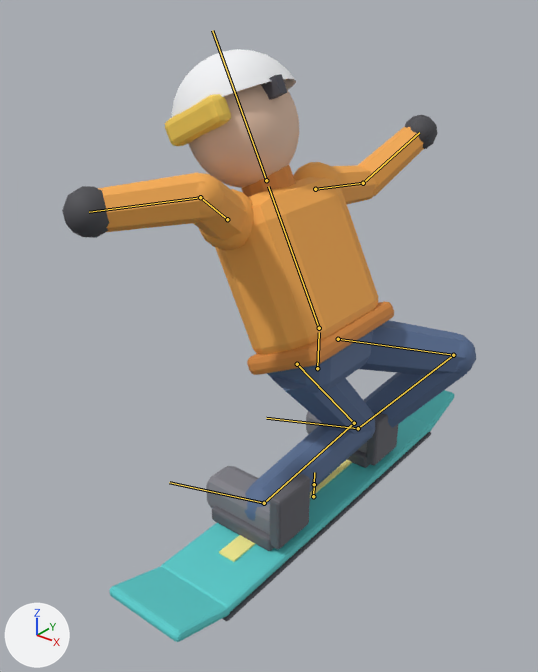
The glTF model Data/SampleProjects/Snowline/Sources/RiderModel.glb: old version first, new version second.
The view is the same before and after, from a 50 mm lens placed at (1.171, -1.71, 1.614), pointed at (-0.115, -0.103, 0.618). Lighting does not change. The marker at lower left points along +X, +Y and +Z. The picture after the commit comes second. Both versions are drawn at frame 4 of the action 'Land'; the numbers are the values there. The bones that bend it are drawn over the model as lines.

In view in the first picture: 'RiderModel'.
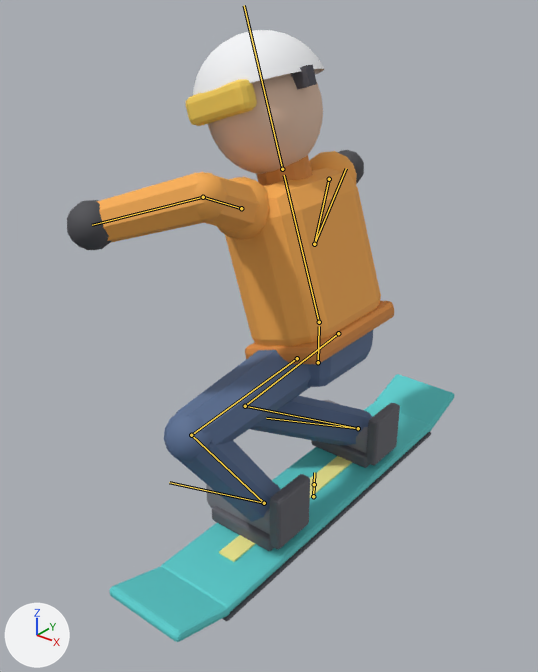
Changed parts and their boxes [x1, y1, x2, y2] in the pictures (538 x 672 px):
```json
{"object": "RiderModel", "change": "posed", "before": [62, 49, 476, 642], "after": [67, 30, 455, 642], "on screen": "6% narrower"}
{"bone": "hips", "before": "(317, 368) to (319, 332)", "after": "(318, 362) to (319, 326)"}
{"bone": "spine", "before": "(319, 328) to (268, 186)", "after": "(319, 322) to (284, 175)"}
{"bone": "upperarm_L", "before": "(227, 219) to (200, 197)", "after": "(241, 208) to (203, 197)"}
{"bone": "forearm_L", "before": "(200, 197) to (89, 212)", "after": "(203, 197) to (92, 225)"}
{"bone": "upperarm_R", "before": "(315, 189) to (363, 183)", "after": "(329, 179) to (314, 244)"}
{"bone": "forearm_R", "before": "(363, 183) to (419, 132)", "after": "(314, 244) to (346, 168)"}
{"bone": "thigh_L", "before": "(297, 364) to (354, 423)", "after": "(297, 358) to (191, 435)"}
{"bone": "shin_L", "before": "(354, 423) to (264, 503)", "after": "(191, 435) to (264, 503)"}
{"bone": "thigh_R", "before": "(338, 339) to (453, 355)", "after": "(338, 333) to (245, 406)"}
{"bone": "shin_R", "before": "(453, 355) to (358, 428)", "after": "(245, 406) to (358, 428)"}
```

Edits to the scene script, one JSON object a line:
```json
{"block": "bone_hips", "where": "bone_hips = bpy.data.objects['RiderRig'].pose.bones['hips']  # child of 'root'"}
{"op": "set", "path": "bone_hips.location", "old": "(0.0, -0.32, 0.0)", "new": "(0.0, -0.3, 0.0)"}
{"block": "bone_spine", "where": "bone_spine = bpy.data.objects['RiderRig'].pose.bones['spine']  # child of 'hips'"}
{"op": "set", "path": "bone_spine.rotation_quaternion", "old": "(0.974, 0.0, 0.0, 0.225)", "new": "(0.988, 0.0, 0.0, 0.156)", "note": "degrees (0, 0, 26) -> degrees (0, 0, 18)"}
{"block": "bone_upperarm_l", "where": "bone_upperarm_l = bpy.data.objects['RiderRig'].pose.bones['upperarm_L']  # child of 'spine'"}
{"op": "set", "path": "bone_upperarm_l.rotation_quaternion", "old": "(0.823, -0.313, -0.253, -0.401)", "new": "(0.848, -0.345, -0.159, -0.37)", "note": "degrees (-25, -42, -42) -> degrees (-33, -32, -37)"}
{"block": "bone_forearm_l", "where": "bone_forearm_l = bpy.data.objects['RiderRig'].pose.bones['forearm_L']  # child of 'upperarm_L'"}
{"op": "set", "path": "bone_forearm_l.rotation_quaternion", "old": "(0.996, -0.094, 0.0, -0.001)", "new": "(1.0, -0.012, 0.0, 0.0)", "note": "degrees (-11, 0, 0) -> degrees (-1, 0, 0)"}
{"block": "bone_upperarm_r", "where": "bone_upperarm_r = bpy.data.objects['RiderRig'].pose.bones['upperarm_R']  # child of 'spine'"}
{"op": "set", "path": "bone_upperarm_r.rotation_quaternion", "old": "(-0.199, 0.119, -0.895, -0.38)", "new": "(-0.578, 0.499, -0.639, -0.094)", "note": "degrees (-45, 153, 4) -> degrees (-124, 56, -73)"}
{"block": "bone_forearm_r", "where": "bone_forearm_r = bpy.data.objects['RiderRig'].pose.bones['forearm_R']  # child of 'upperarm_R'"}
{"op": "set", "path": "bone_forearm_r.rotation_quaternion", "old": "(0.976, -0.081, 0.0, -0.201)", "new": "(0.791, 0.228, 0.0, 0.568)", "note": "degrees (-9, -2, -23) -> degrees (22, -15, 68)"}
{"block": "bone_thigh_l", "where": "bone_thigh_l = bpy.data.objects['RiderRig'].pose.bones['thigh_L']  # child of 'hips'"}
{"op": "set", "path": "bone_thigh_l.rotation_quaternion", "old": "(-0.554, -0.538, -0.624, 0.121)", "new": "(0.782, -0.284, -0.373, 0.41)", "note": "degrees (129, 55, 70) -> degrees (-53, -21, 66)"}
{"block": "bone_shin_l", "where": "bone_shin_l = bpy.data.objects['RiderRig'].pose.bones['shin_L']  # child of 'thigh_L'"}
{"op": "set", "path": "bone_shin_l.rotation_quaternion", "old": "(0.864, 0.353, 0.0, -0.358)", "new": "(0.877, 0.337, 0.0, -0.342)", "note": "degrees (39, 15, -40) -> degrees (37, 13, -38)"}
{"block": "bone_foot_l", "where": "bone_foot_l = bpy.data.objects['RiderRig'].pose.bones['foot_L']  # child of 'shin_L'"}
{"op": "set", "path": "bone_foot_l.rotation_quaternion", "old": "(-0.531, -0.216, 0.395, -0.718)", "new": "(0.812, 0.141, 0.273, -0.496)", "note": "degrees (-30, -47, 120) -> degrees (-3, 36, -64)"}
{"block": "bone_thigh_r", "where": "bone_thigh_r = bpy.data.objects['RiderRig'].pose.bones['thigh_R']  # child of 'hips'"}
{"op": "set", "path": "bone_thigh_r.rotation_quaternion", "old": "(0.45, 0.629, 0.602, -0.201)", "new": "(0.846, -0.115, -0.395, 0.339)", "note": "degrees (-32, 127, -109) -> degrees (-35, -36, 55)"}
{"block": "bone_shin_r", "where": "bone_shin_r = bpy.data.objects['RiderRig'].pose.bones['shin_R']  # child of 'thigh_R'"}
{"op": "set", "path": "bone_shin_r.rotation_quaternion", "old": "(0.864, 0.08, 0.0, -0.497)", "new": "(0.877, 0.076, 0.0, -0.474)", "note": "degrees (8, 5, -59) -> degrees (8, 4, -57)"}
{"block": "bone_foot_r", "where": "bone_foot_r = bpy.data.objects['RiderRig'].pose.bones['foot_R']  # child of 'shin_R'"}
{"op": "set", "path": "bone_foot_r.rotation_quaternion", "old": "(-0.491, 0.373, 0.423, -0.664)", "new": "(0.842, 0.431, 0.223, -0.234)", "note": "degrees (-69, 5, 104) -> degrees (50, 35, -14)"}
```
